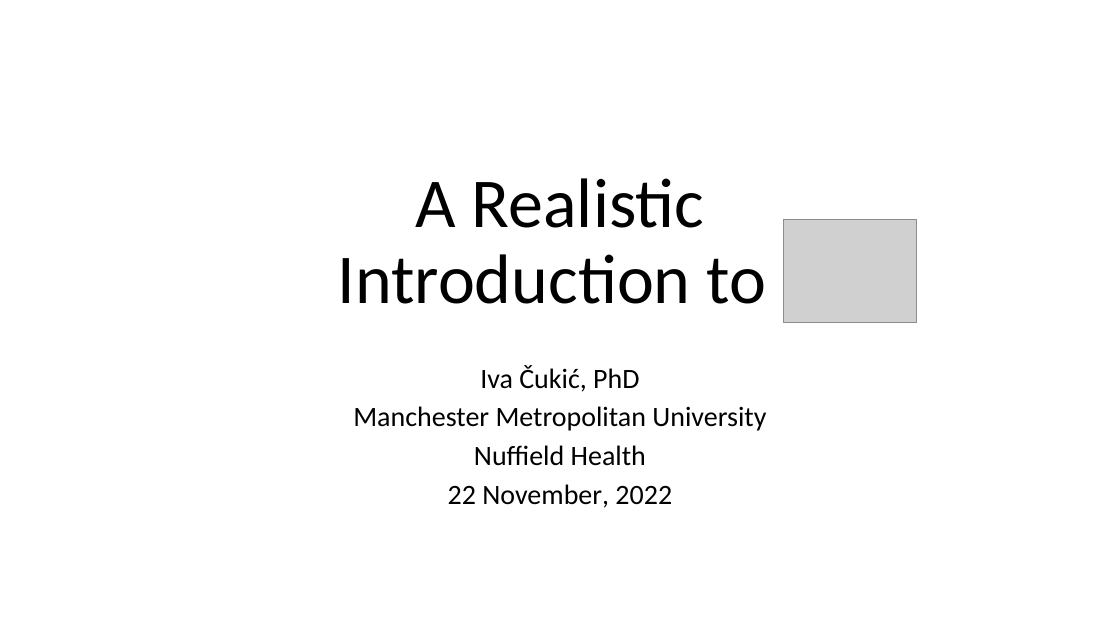
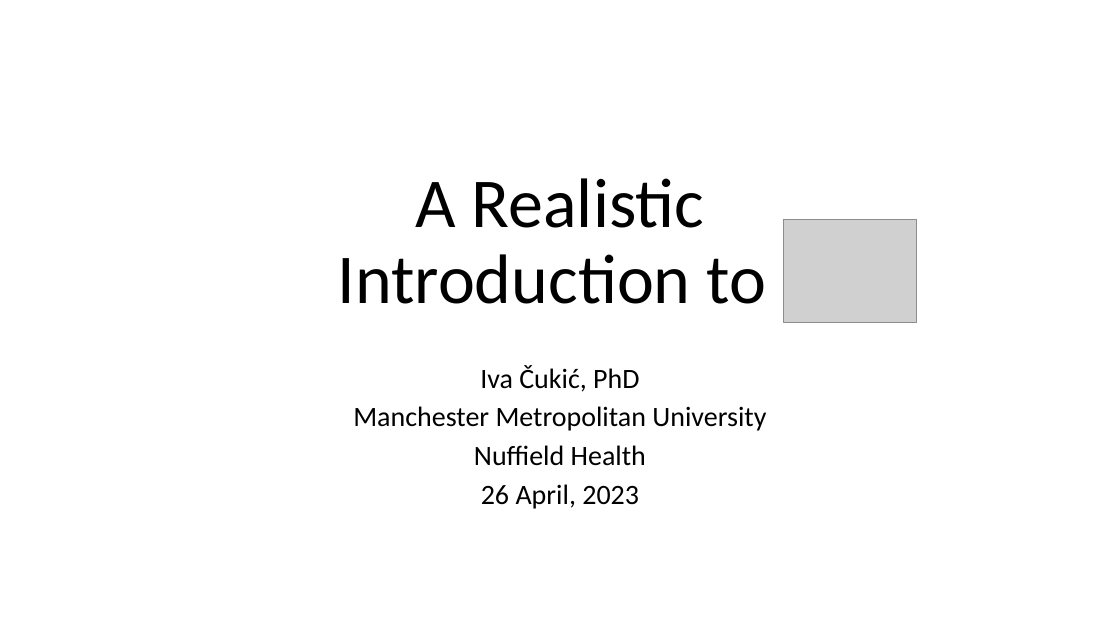
Before and after one commit to ivacukic/Realistic-Introduction-to-R, a slide deck: slide 1 of Intro to R.pptx. Drawn at 1120x630 pixels with LibreOffice and Linux fonts; fonts in the diff are those of the drawing; grey boxes stand for pictures. Boxes give left, top, right and bottom in pixels: in the first picture for what was removed or moved away, otherwise in the second. Text is boxed around its words. In the diff, an @@ line names an element or a change of style, - is before the commit and + after.

```diff
--- a/Intro to R.pptx
+++ b/Intro to R.pptx
@@ subtitle at bbox=[481, 484, 639, 509]: text changed @@
-22 November, 2022
+26 April, 2023
```
Also in this commit, not shown: 3 other files.
